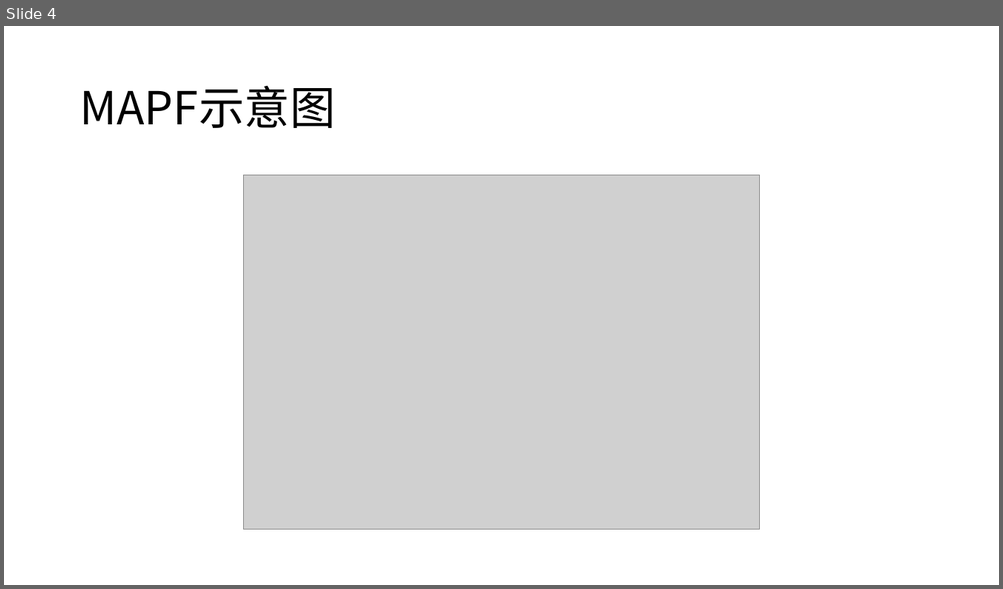
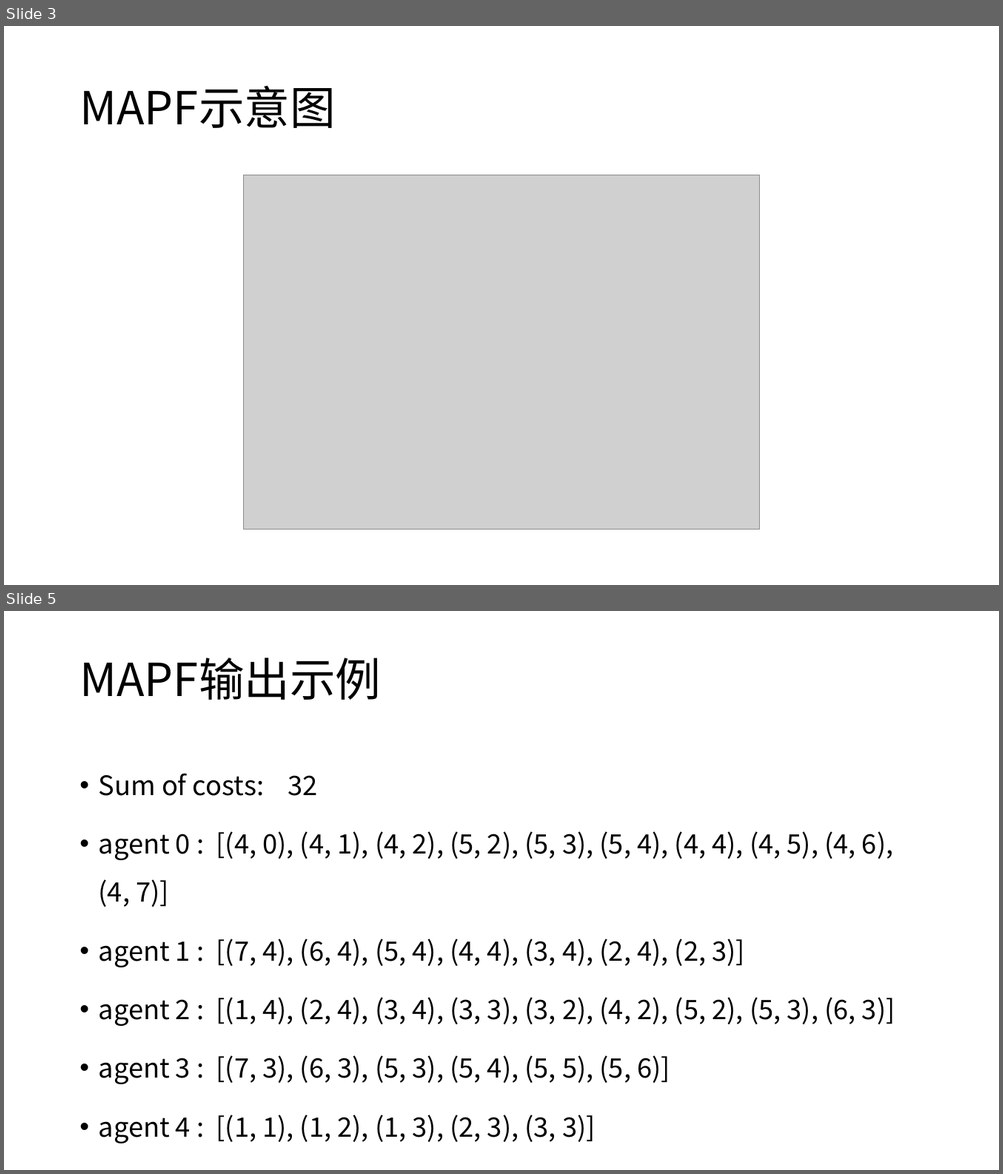
Before and after one commit to ssfc/npbenchmark, a slide deck: npbenchmark-main/MAPF/CBS.pptx. Shown one above the other, each under a label of ours: slide 4 before the commit, slides 3 and 5 after it; the slides between them are not shown. The pictures are 1003x589 and 1003x1174 pixels, drawn with LibreOffice and Linux fonts; fonts in the diff are those of the drawing; grey boxes stand for pictures. Boxes give left, top, right and bottom in pixels: in the first picture for what was removed or moved away, otherwise in the second. Text is boxed around its words. In the diff, an @@ line names an element or a change of style, - is before the commit and + after.

```diff
--- a/npbenchmark-main/MAPF/CBS.pptx
+++ b/npbenchmark-main/MAPF/CBS.pptx
@@ slide 5 added at bbox=[4, 611, 999, 1170], background #FFFFFF @@
@@ title added at bbox=[79, 658, 381, 700], 44 pt, text #000000 @@
+MAPF输出示例
@@ text added at bbox=[99, 773, 895, 1144], 25.9 pt, text #000000 @@
+• Sum of costs: 32
+• agent 0 : [(4, 0), (4, 1), (4, 2), (5, 2), (5, 3), (5, 4), (4, 4), (4, 5), (4, 6), (4, 7)]
+• agent 1 : [(7, 4), (6, 4), (5, 4), (4, 4), (3, 4), (2, 4), (2, 3)]
+• agent 2 : [(1, 4), (2, 4), (3, 4), (3, 3), (3, 2), (4, 2), (5, 2), (5, 3), (6, 3)]
+• agent 3 : [(7, 3), (6, 3), (5, 3), (5, 4), (5, 5), (5, 6)]
+• agent 4 : [(1, 1), (1, 2), (1, 3), (2, 3), (3, 3)]
@@ what was slide 4 is now slide 3 @@
```
Also in this commit, not shown: 3 slides changed, 9 other slides added, 2 slides removed, 1 other file.
